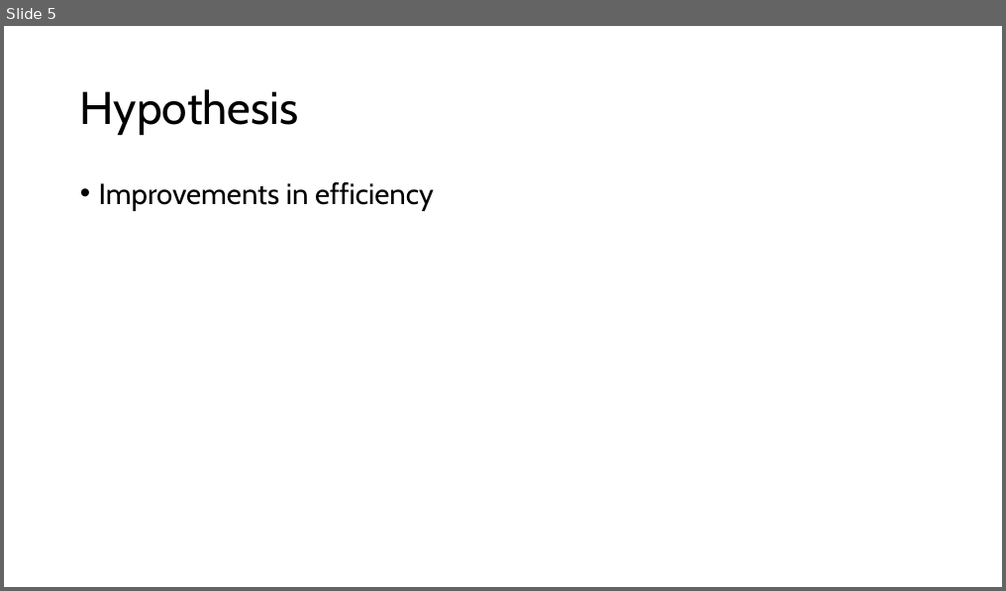
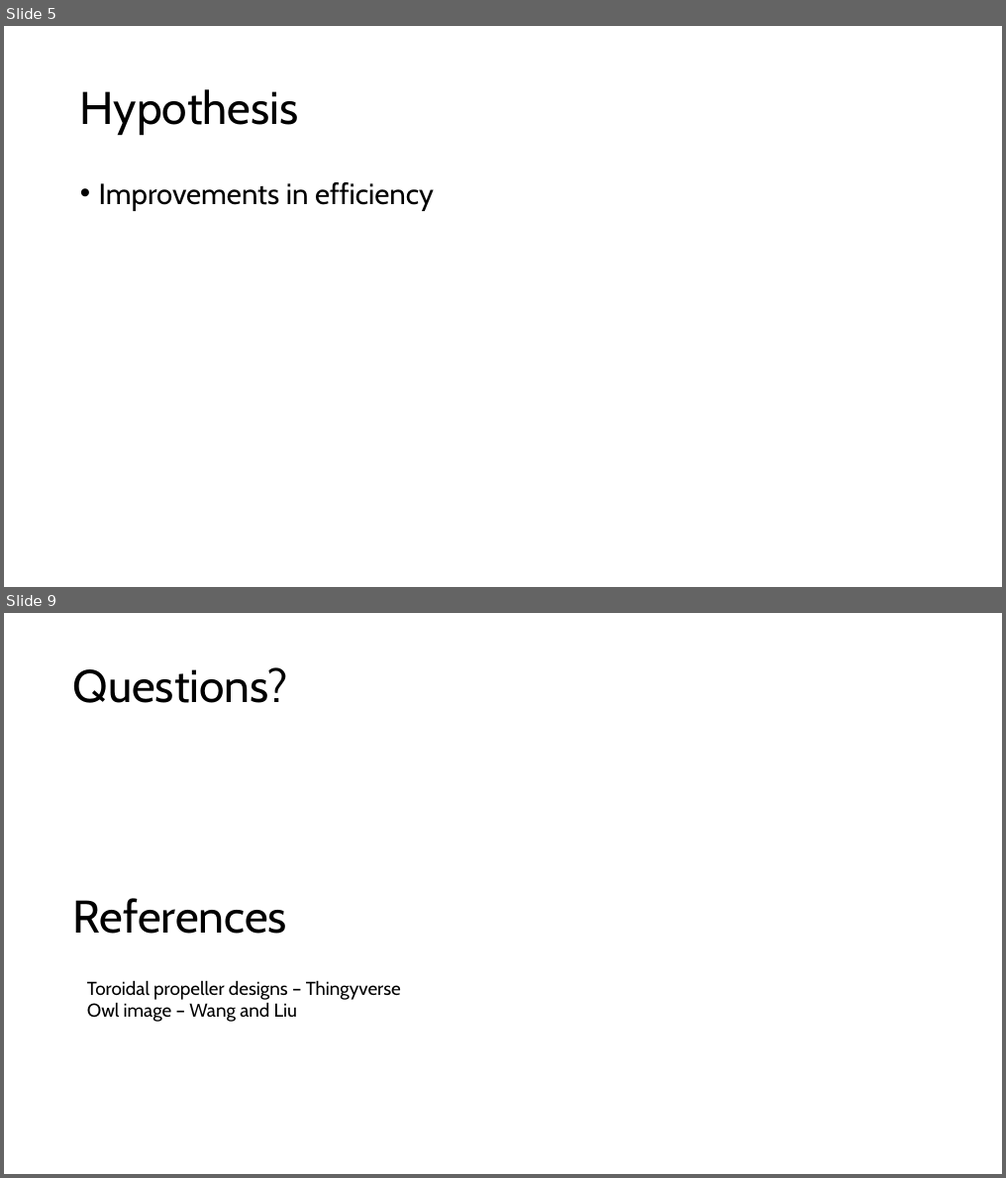
Before and after one commit to lpender3672/propeller-acoustics, a slide deck: deliverables/michaelmas_presentation.pptx. Shown one above the other, each under a label of ours: slide 5 before the commit, slides 5 and 9 after it; the slides between them are not shown. The pictures are 1006x591 and 1006x1178 pixels, drawn with LibreOffice and Linux fonts; fonts in the diff are those of the drawing. Boxes give left, top, right and bottom in pixels: in the first picture for what was removed or moved away, otherwise in the second. Text is boxed around its words. In the diff, an @@ line names an element or a change of style, - is before the commit and + after.

```diff
--- a/deliverables/michaelmas_presentation.pptx
+++ b/deliverables/michaelmas_presentation.pptx
@@ slide 9 added at [4, 613, 1002, 1174], background #FFFFFF @@
@@ title added at [73, 667, 288, 703], 44 pt, text #000000 @@
+Questions?
@@ text added at [73, 898, 287, 934], 44 pt, text #000000 @@
+References
@@ text added at [87, 980, 401, 1022], 18 pt, text #000000 @@
+Toroidal propeller designs – Thingyverse
+Owl image – Wang and Liu
```
Also in this commit, not shown: 3 slides changed, 3 other slides added, 2 slides removed.
